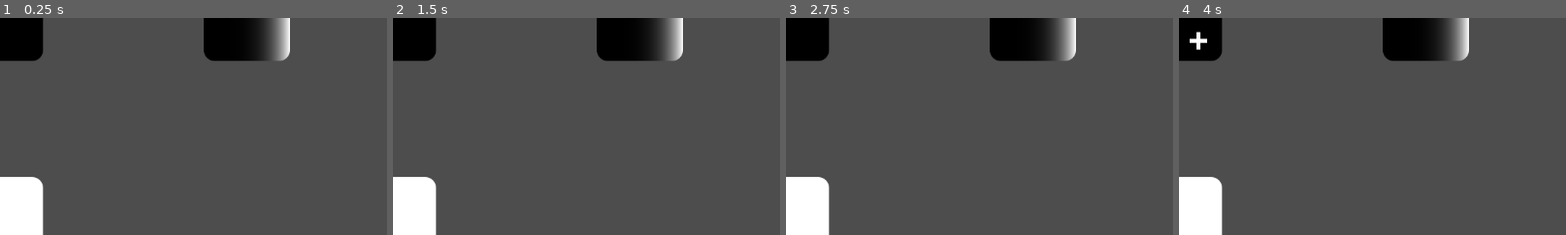
Above: before the commit, frames 1-4 (left to right).
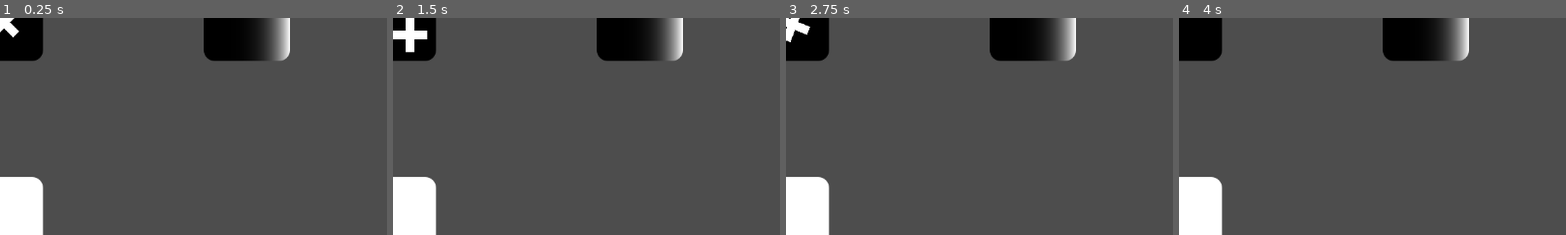
Above: after the commit, the same moments.

Repository: AtomicAntt/DemosVFX
Game: Godot game, scene res://main_2d.tscn
The game is run twice, just before and just after one commit, with the same random seed, the same clock (stepped at 60 frames per second) and the same inputs. This scene is started directly instead of the project's main scene. The engine's default icon, where the game draws it, is replaced by a stand-in: a white triangle on a blue panel in a dark square.
Inputs:
- Up to frame 1 (0.25 s): no input
- Up to frame 2 (1.5 s): no input
- Up to frame 3 (2.75 s): no input
- Up to frame 4 (4 s): tap Enter at 3.5 s
The pictures show only the part of the screen within x 0-50%, y 0-50%; the shares and areas given below are measured in that part.

The runs differ from the first frame. In frame 1, 0.3% of the frame differs, in the area x 0-6%, y 0-9%; in frame 2, 0.6%, in the area x 0-10%, y 0-17%; in frame 3, 0.4%; in frame 4, 0.2%.

Commit message:
Add rotating cross shader.

Diff:
--- /dev/null
+++ b/Shaders/2D/cross_rotate.gdshader
@@ -0,0 +1,36 @@
+shader_type canvas_item;
+
+uniform float cross_size : hint_range(0.0, 0.4) = 0.2;
+uniform vec2 pos1 = vec2(0.2, 0.2);
+uniform vec2 pos2 = vec2(-0.2, -0.2);
+
+mat2 rotate2d(float angle){
+	return mat2(vec2(cos(angle), -sin(angle)),
+				vec2(sin(angle), cos(angle)));
+}
+
+float box(vec2 uv, vec2 size){
+	size = vec2(0.5) - size;
+	vec2 side = step(size, uv);
+	side *= step(size, 1.0-uv);
+	return side.x * side.y;
+}
+
+float make_cross(vec2 uv, float size){
+	float result = box(uv, vec2(size, size/4.0)); // horizontal
+	result += box(uv, vec2(size/4.0, size)); // vertical
+	return result;
+}
+
+void fragment() {
+	vec3 color_result = vec3(0.0);
+	vec2 pos = mix(pos1, pos2, (sin(TIME) + 1.0) / 2.0);
+
+	vec2 transform = UV - vec2(0.5) + pos; // Change the center so that it's (0,0) instead of (0.5, 0.5)
+	transform *= rotate2d(sin(TIME) * PI); // The center gets rotated
+	transform += vec2(0.5); // Now we want the center to be (0.5, 0.5) again
+	color_result += vec3(make_cross(transform, cross_size)); // Cross added where (0.5, 0.5) is at
+	//color_result += vec3(box(transform, vec2(cross_size, cross_size/4.)));
+
+	COLOR.rgb = color_result;
+}
--- a/main_2d.tscn
+++ b/main_2d.tscn
@@ -6,6 +6,7 @@
 [ext_resource type="Shader" uid="uid://c66e6yeutqu4x" path="res://Shaders/2D/simple_gradient.gdshader" id="3_8hhxv"]
 [ext_resource type="Shader" uid="uid://bfphxwem63a4p" path="res://Shaders/2D/color_mix_gradient.gdshader" id="3_13uql"]
 [ext_resource type="Shader" uid="uid://bu8js7h8g0t6r" path="res://Shaders/2D/cross.gdshader" id="3_coknk"]
+[ext_resource type="Shader" uid="uid://0gn0qyl5y47j" path="res://Shaders/2D/cross_rotate.gdshader" id="3_exwtt"]
 [ext_resource type="Shader" uid="uid://2tqeagearly3" path="res://Shaders/2D/exponential_gradient.gdshader" id="3_jmyjl"]
 [ext_resource type="Shader" uid="uid://dgr4felivwqmd" path="res://Shaders/2D/two_color_mix.gdshader" id="3_ofc6w"]
 [ext_resource type="Shader" uid="uid://d0s5hs8kidfbo" path="res://Shaders/2D/circle.gdshader" id="3_q6avo"]
@@ -15,13 +16,19 @@
 
 [sub_resource type="ShaderMaterial" id="ShaderMaterial_jmyjl"]
 shader = ExtResource("1_4l5f2")
-shader_parameter/fade = 0.40000000596048
+shader_parameter/fade = 0.45000000670554
 shader_parameter/blur = 0.01999999955296
+
+[sub_resource type="ShaderMaterial" id="ShaderMaterial_hlidw"]
+shader = ExtResource("3_exwtt")
+shader_parameter/cross_size = 0.2
+shader_parameter/pos1 = Vector2(0.2, 0.2)
+shader_parameter/pos2 = Vector2(-0.2, -0.2)
 
 [sub_resource type="ShaderMaterial" id="ShaderMaterial_twkok"]
 shader = ExtResource("3_coknk")
 shader_parameter/speed = 0.35
-shader_parameter/cross_size = 0.2
+shader_parameter/cross_size = 0.30000001425
 
 [sub_resource type="ShaderMaterial" id="ShaderMaterial_exwtt"]
 shader = ExtResource("3_sxeyp")
@@ -73,8 +80,14 @@
 position = Vector2(-321, 0)
 texture = ExtResource("2_8hhxv")
 
-[node name="Cross" type="Sprite2D" parent="." unique_id=1040170356]
+[node name="CrossRotate" type="Sprite2D" parent="." unique_id=1040170356]
+material = SubResource("ShaderMaterial_hlidw")
+rotation = 0.00017340037
+texture = ExtResource("2_8hhxv")
+
+[node name="Cross2" type="Sprite2D" parent="." unique_id=171067217]
 material = SubResource("ShaderMaterial_twkok")
+position = Vector2(-585, -315)
 rotation = 0.00017340037
 texture = ExtResource("2_8hhxv")
 
Not shown, added: Shaders/2D/cross_rotate.gdshader.uid
